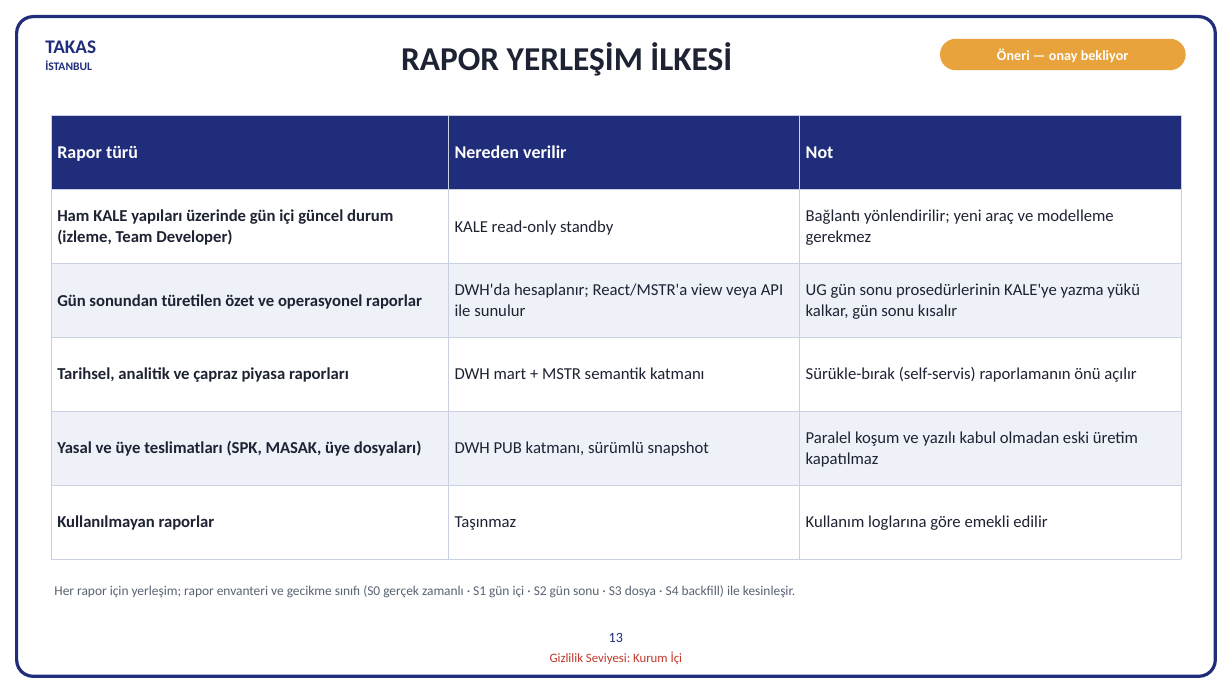
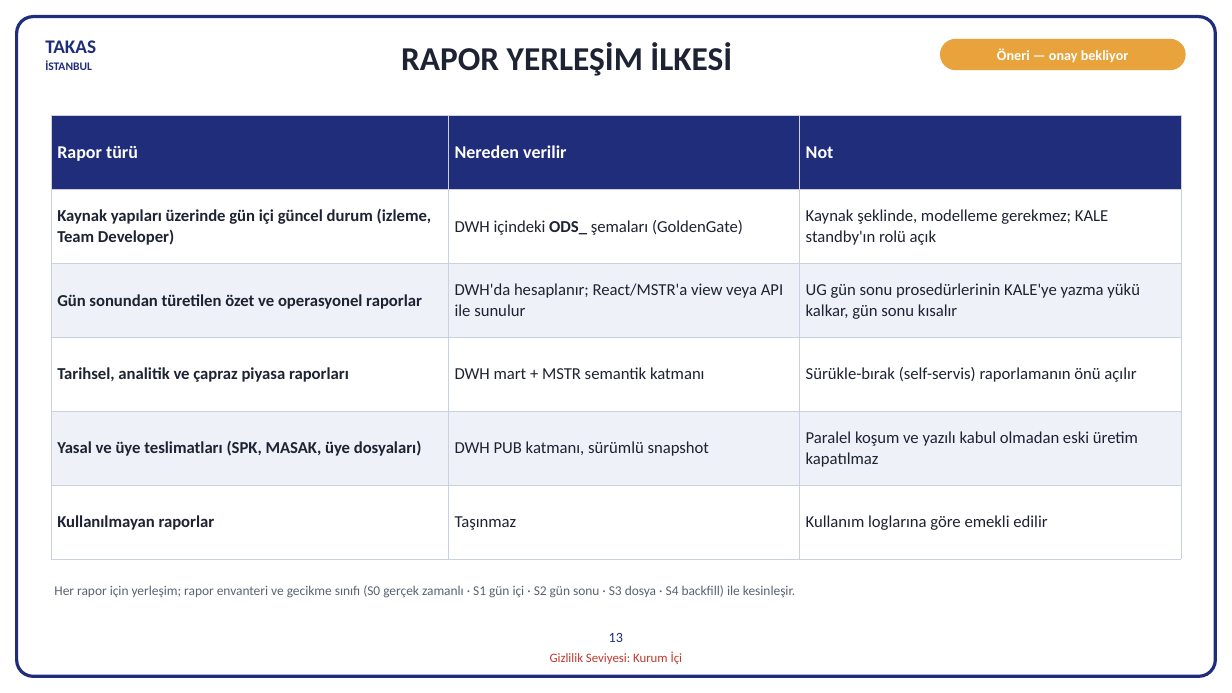
Before and after one commit to hanifidemirel0/Cursor-Projects, a slide deck: slide 13 of outputs/dwh-sunum-kasim-2026/5 - DWHSunum_Kasim2026.pptx. Drawn at 1232x693 pixels with LibreOffice and Linux fonts; fonts in the diff are those of the drawing. Boxes give left, top, right and bottom in pixels: in the first picture for what was removed or moved away, otherwise in the second. Text is boxed around its words. In the diff, an @@ line names an element or a change of style, - is before the commit and + after.

```diff
--- a/outputs/dwh-sunum-kasim-2026/5 - DWHSunum_Kasim2026.pptx
+++ b/outputs/dwh-sunum-kasim-2026/5 - DWHSunum_Kasim2026.pptx
@@ table at [51,116,1181,559] @@
-row 2: Ham KALE yapıları üzerinde gün içi güncel durum (izleme, Team Developer) | KALE read-only standby | Bağlantı yönlendirilir; yeni araç ve modelleme gerekmez
+row 2: Kaynak yapıları üzerinde gün içi güncel durum (izleme, Team Developer) | DWH içindeki ODS_ şemaları (GoldenGate) | Kaynak şeklinde, modelleme gerekmez; KALE standby'ın rolü açık
```
Also in this commit, not shown: 14 other slides changed, 3 other files.
